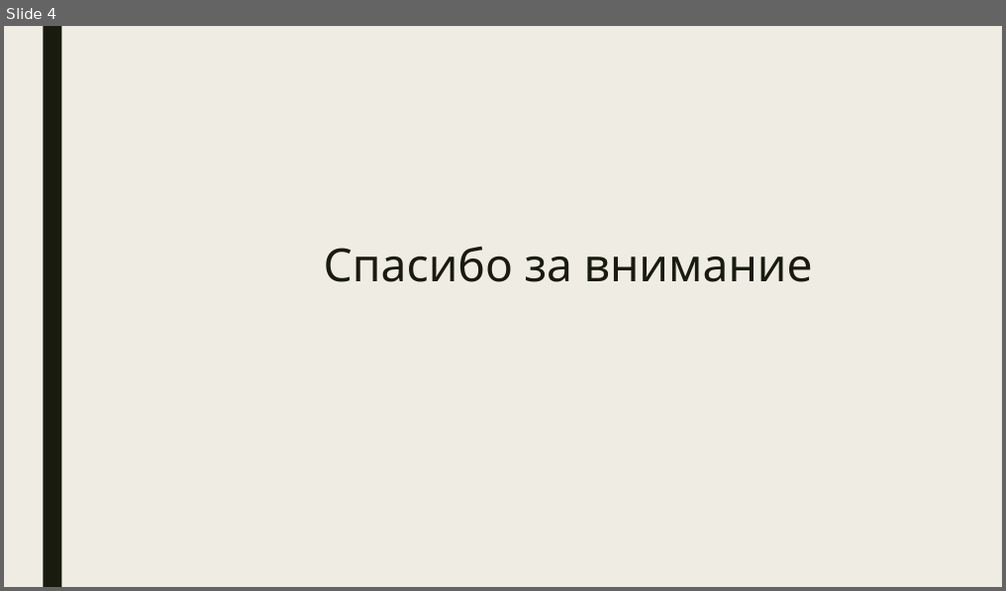
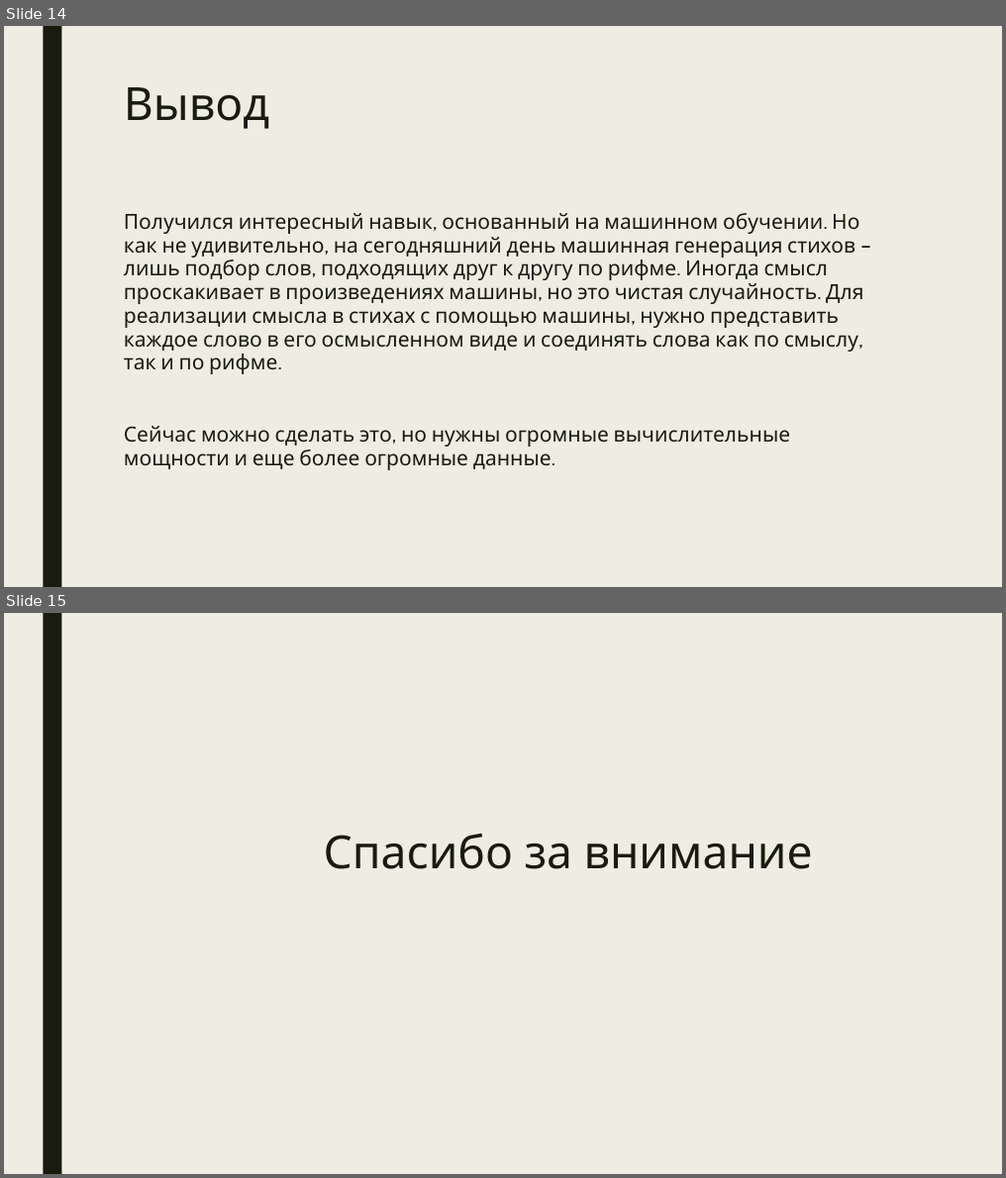
Before and after one commit to nsuglob/alice-generate-poems, a slide deck: doc_ru.pptx. Shown one above the other, each under a label of ours: slide 4 before the commit, slides 14 and 15 after it. The pictures are 1006x591 and 1006x1178 pixels, drawn with LibreOffice and Linux fonts; fonts in the diff are those of the drawing. Boxes give left, top, right and bottom in pixels: in the first picture for what was removed or moved away, otherwise in the second. Text is boxed around its words. In the diff, an @@ line names an element or a change of style, - is before the commit and + after.

```diff
--- a/doc_ru.pptx
+++ b/doc_ru.pptx
@@ slide 14 added at (4, 26, 1002, 587), background #EFEDE3; not listed: 1 template element that a slide beside it also shows @@
@@ text added at (124, 87, 269, 129), 44 pt, text #191B0E @@
+Вывод
@@ text added at (124, 213, 863, 471), 20 pt, text #191B0E @@
+Получился интересный навык, основанный на машинном обучении. Но как не удивительно, на сегодняшний день машинная генерация стихов – лишь подбор слов, подходящих друг к другу по рифме. Иногда смысл проскакивает в произведениях машины, но это чистая случайность. Для реализации смысла в стихах с помощью машины, нужно представить каждое слово в его осмысленном виде и соединять слова как по смыслу, так и по рифме.
+Сейчас можно сделать это, но нужны огромные вычислительные мощности и еще более огромные данные.
@@ what was slide 4 is now slide 15 @@
```
Also in this commit, not shown: 3 slides changed, 10 other slides added.
